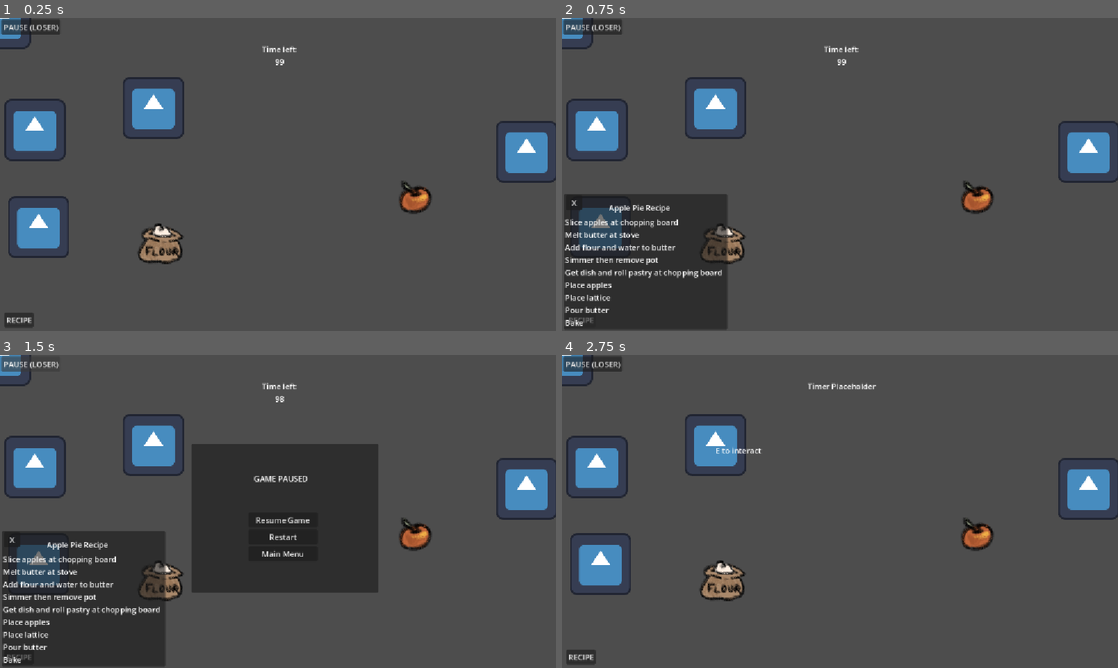
Above: before the commit, frames 1-4 (two rows, left to right).
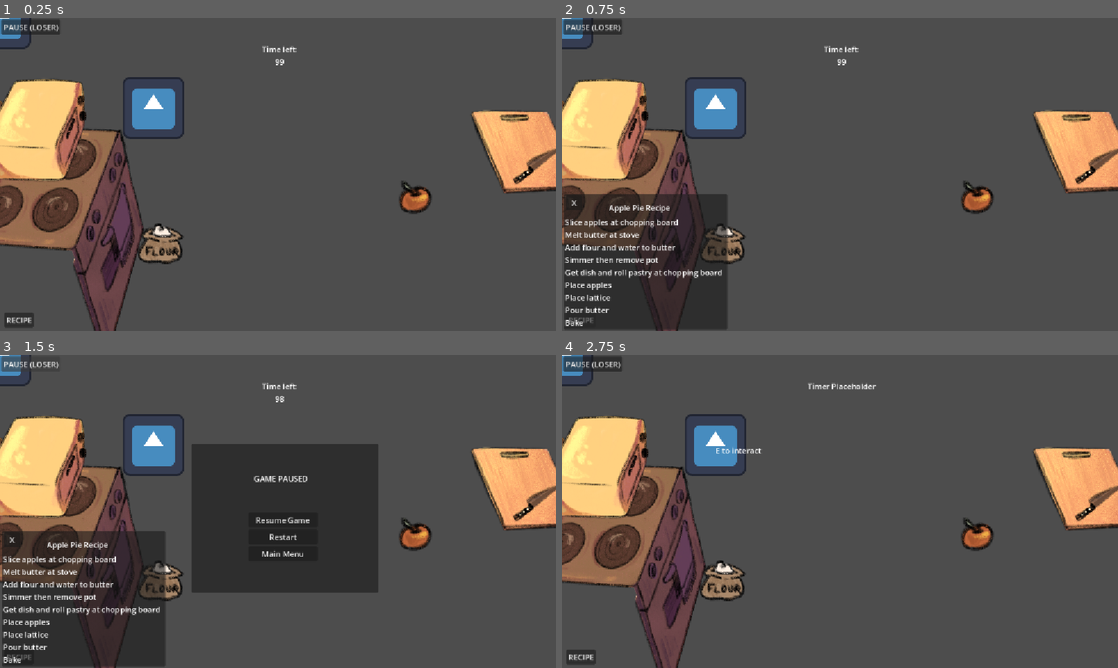
Above: after the commit, the same moments.

Repository: tszyana/SenselessChefs
Game: Godot game, scene res://scenes/kitchen.tscn
The game is run twice, just before and just after one commit, with the same random seed, the same clock (stepped at 60 frames per second) and the same inputs. This scene is started directly instead of the project's main scene. The engine's default icon, where the game draws it, is replaced by a stand-in: a white triangle on a blue panel in a dark square.
Inputs:
- Up to frame 1 (0.25 s): no input
- Up to frame 2 (0.75 s): click "RECIPE" at 0.5 s
- Up to frame 3 (1.5 s): click "PAUSE (LOSER)" at 1.25 s
- Up to frame 4 (2.75 s): click "Restart" at 2 s

The runs differ from the first frame. In frame 1, 16% of the frame differs, in the area x 0-100%, y 19-100%; in frame 2, 12%; in frame 3, 12%; in frame 4, 16%.

Commit message:
add imgs to all interactables

Diff:
--- a/scenes/Interactables/chopping_board.tscn
+++ b/scenes/Interactables/chopping_board.tscn
@@ -1,8 +1,8 @@
 [gd_scene format=3 uid="uid://bjaxlx2vuqd5t"]
 
 [ext_resource type="Script" uid="uid://dd21pkgnjli31" path="res://scripts/chopping_board.gd" id="1_1wcpl"]
-[ext_resource type="Texture2D" uid="uid://cq05kg8a0kkrb" path="res://icon.svg" id="1_csuan"]
 [ext_resource type="PackedScene" uid="uid://cd3cbra8hqnsd" path="res://scenes/Interactables/interactable.tscn" id="2_1wcpl"]
+[ext_resource type="Texture2D" uid="uid://c2jb70n5acjcf" path="res://scenes/Images/Kitchen/Cutting board.png" id="2_uftcw"]
 
 [sub_resource type="RectangleShape2D" id="RectangleShape2D_r3xp1"]
 size = Vector2(113, 130)
@@ -13,7 +13,7 @@
 script = ExtResource("1_1wcpl")
 
 [node name="Sprite2D" type="Sprite2D" parent="." unique_id=711941699]
-texture = ExtResource("1_csuan")
+texture = ExtResource("2_uftcw")
 
 [node name="Area2D" type="Area2D" parent="." unique_id=1378833656]
 
--- a/scenes/Interactables/oven.tscn
+++ b/scenes/Interactables/oven.tscn
@@ -1,8 +1,8 @@
 [gd_scene format=3 uid="uid://c3e32iwluow42"]
 
-[ext_resource type="Texture2D" uid="uid://cq05kg8a0kkrb" path="res://icon.svg" id="1_5x4yc"]
 [ext_resource type="Script" uid="uid://wy3fap6moagq" path="res://scripts/oven.gd" id="1_mlgeb"]
 [ext_resource type="PackedScene" uid="uid://cd3cbra8hqnsd" path="res://scenes/Interactables/interactable.tscn" id="1_mpe5x"]
+[ext_resource type="Texture2D" uid="uid://cohnf42jrbwy0" path="res://scenes/Images/Kitchen/Mini oven.png" id="2_mlgeb"]
 
 [sub_resource type="RectangleShape2D" id="RectangleShape2D_twnsb"]
 size = Vector2(96.5, 172.75)
@@ -13,7 +13,7 @@
 script = ExtResource("1_mlgeb")
 
 [node name="Sprite2D" type="Sprite2D" parent="." unique_id=1558577367]
-texture = ExtResource("1_5x4yc")
+texture = ExtResource("2_mlgeb")
 
 [node name="Area2D" type="Area2D" parent="." unique_id=1622280451]
 
--- a/scenes/Interactables/stove.tscn
+++ b/scenes/Interactables/stove.tscn
@@ -2,7 +2,7 @@
 
 [ext_resource type="PackedScene" uid="uid://cd3cbra8hqnsd" path="res://scenes/Interactables/interactable.tscn" id="1_eirmq"]
 [ext_resource type="Script" uid="uid://50i4g6oj07wk" path="res://scripts/stove.gd" id="1_t2o1f"]
-[ext_resource type="Texture2D" uid="uid://cq05kg8a0kkrb" path="res://icon.svg" id="2_oyirk"]
+[ext_resource type="Texture2D" uid="uid://bl1mu7frshdn5" path="res://scenes/Images/Kitchen/Stove.png" id="2_oyirk"]
 
 [sub_resource type="RectangleShape2D" id="RectangleShape2D_25ren"]
 size = Vector2(201.25, 176.5)
--- a/scenes/kitchen.tscn
+++ b/scenes/kitchen.tscn
@@ -9,8 +9,6 @@
 [ext_resource type="PackedScene" uid="uid://c4ttutrhtahdw" path="res://scenes/Interactables/stove.tscn" id="6_k1jr4"]
 [ext_resource type="PackedScene" uid="uid://bjaxlx2vuqd5t" path="res://scenes/Interactables/chopping_board.tscn" id="7_umms5"]
 [ext_resource type="PackedScene" uid="uid://c3e32iwluow42" path="res://scenes/Interactables/oven.tscn" id="8_ktc20"]
-[ext_resource type="PackedScene" uid="uid://bpsuiablx8xpi" path="res://scenes/sink.tscn" id="9_bs8bs"]
-[ext_resource type="PackedScene" uid="uid://grn3wb4xmjdy" path="res://scenes/fridge.tscn" id="10_88wuv"]
 [ext_resource type="PackedScene" uid="uid://eeslpywkmiwd" path="res://scenes/pickable.tscn" id="12_k1jr4"]
 
 [sub_resource type="GDScript" id="GDScript_bems3"]
@@ -230,10 +228,6 @@
 
 [node name="Counter" parent="Island" unique_id=785632966 instance=ExtResource("5_vpxcu")]
 
-[node name="Sink" parent="." unique_id=828168198 instance=ExtResource("9_bs8bs")]
-
-[node name="Fridge" parent="." unique_id=54958283 instance=ExtResource("10_88wuv")]
-
 [node name="Interactables" type="Node2D" parent="." unique_id=1134897768]
 
 [node name="Stove" parent="Interactables" unique_id=1013248238 instance=ExtResource("6_k1jr4")]
